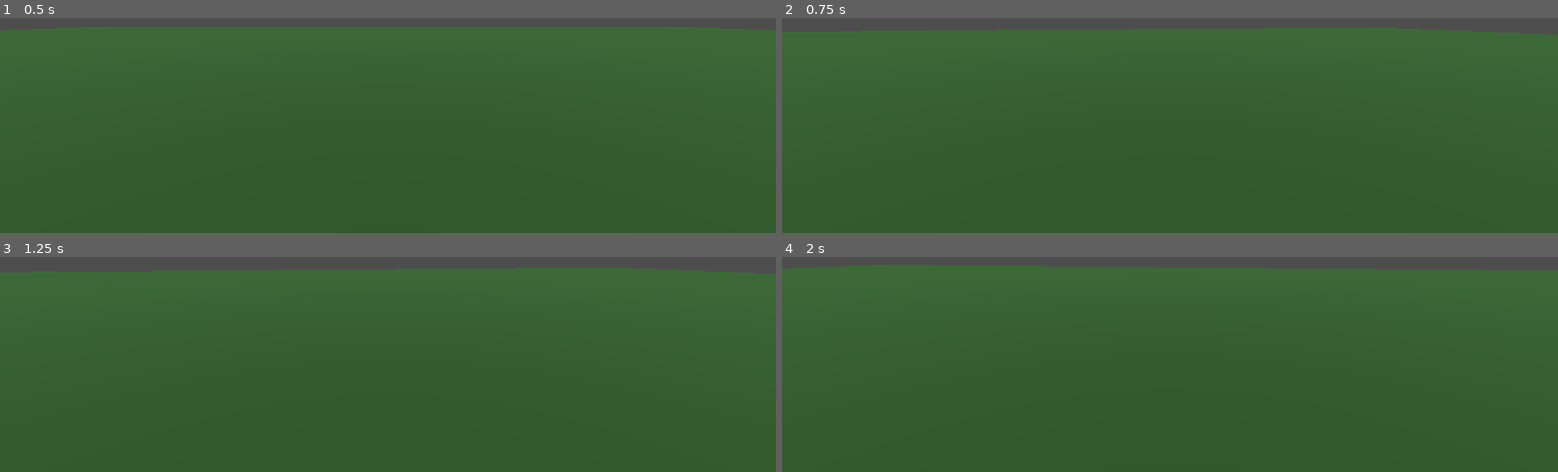
Above: before the commit, frames 1-4 (two rows, left to right).
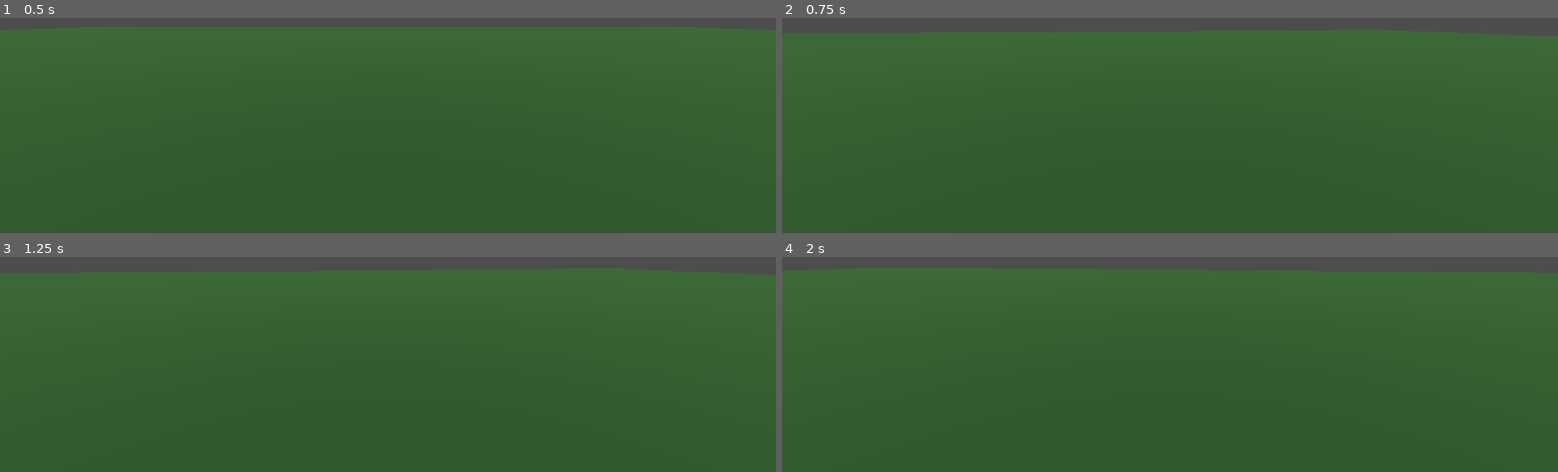
Above: after the commit, the same moments.

Repository: jwl0724/Comfy-Jam-Autumn-2026
Game: Godot game, scene res://Systems/Game/GameController.tscn
Same seed, same stepped clock (60 frames per second), same inputs: the game is played once before the commit and once after it.
Inputs (mouse positions are in pixels of both pictures, inside the frame that each line leads up to):
- Up to frame 1 (0.5 s): no input
- Up to frame 2 (0.75 s): tap Enter at 0.5 s; move the mouse to (outside the picture) at 0.52 s; hold W (Forward) from 0.53 s (still down); right-click (outside the picture) at 0.6 s
- Up to frame 3 (1.25 s): keep holding W (Forward)
- Up to frame 4 (2 s): keep holding W (Forward); move the mouse to (outside the picture) at 1.27 s; tap V (Book) at 1.35 s

Frame 1 is identical in both runs. In frame 2, 1.1% of the frame differs, in the area x 0-100%, y 4-9%; in frame 3, 0.6%; in frame 4, 1.1%, in the area x 0-100%, y 3-8%.

Commit message:
implement camera bobbing when moving

Diff:
--- a/Entities/Player/Components/view_pivot.gd
+++ b/Entities/Player/Components/view_pivot.gd
@@ -12,10 +12,30 @@
 
 var is_aiming: bool = false
 var interact_target: InteractHandler = null
+var do_camera_bob: bool = false
+
+var bob_theta: float = 0
 
 
 
-func _physics_process(_delta):
+func toggle_camera_bob(do_bob: bool):
+    do_camera_bob = do_bob
+
+
+
+func _physics_process(delta):
+    # Handle camera bob
+    if do_camera_bob:
+        camera.rotation.x = deg_to_rad(player.camera_bob_strength * sin(bob_theta))
+        camera.rotation.y = deg_to_rad(player.camera_bob_strength / 2 * cos(bob_theta / 2))
+        bob_theta += delta * player.move_speed
+        bob_theta = fposmod(bob_theta, 4 * PI)
+    else:
+        bob_theta = 0
+        camera.rotation.x = move_toward(camera.rotation.x, 0, delta * player.move_speed)
+        camera.rotation.y = move_toward(camera.rotation.y, 0, delta * player.move_speed)
+
+    # Handle interact ray
     if !interact_ray.is_colliding() || interact_ray.get_collider() is not InteractHandler:
         if interact_target != null: notify_interact_look.emit(false)
         interact_target = null
--- a/Entities/Player/Systems/movement_controller.gd
+++ b/Entities/Player/Systems/movement_controller.gd
@@ -1,9 +1,11 @@
 extends Node
 class_name PlayerMovementController
 
-signal moved(move_direction: Vector3)
+signal notify_move(is_move: bool)
 
 @onready var player: Player = owner
+
+var is_moving: bool = false
 
 
 
@@ -20,8 +22,13 @@
 	if direction:
 		player.velocity.x = direction.x * player.move_speed
 		player.velocity.z = direction.z * player.move_speed
-		moved.emit(direction)
+		if !is_moving:
+			notify_move.emit(true)
+			is_moving = true
 	else:
 		player.velocity.x = move_toward(player.velocity.x, 0, player.move_speed / 2)
 		player.velocity.z = move_toward(player.velocity.z, 0, player.move_speed / 2)
+		if is_moving:
+			notify_move.emit(false)
+			is_moving = false
 	player.move_and_slide()
--- a/Entities/Player/player.gd
+++ b/Entities/Player/player.gd
@@ -4,6 +4,8 @@
 # Stats
 @export var move_speed: float = 50
 @export var fall_speed: float = 10
+
+@export var camera_bob_strength: float = 0.5
 @export var mouse_sensitivity: float = 0.005
 @export var max_up_view_angle: float = 89
 
@@ -14,6 +16,7 @@
 
 func _ready():
     Input.mouse_mode = Input.MOUSE_MODE_CAPTURED
+    move_controller.notify_move.connect(_on_move_notify)
     view_controller.notify_interact_look.connect(_on_look_notify)
 
 
@@ -29,3 +32,8 @@
 
 func _on_look_notify(is_looking: bool):
     SignalBus.hud_visible_interactPrompt.emit(is_looking)
+
+
+
+func _on_move_notify(is_moving: bool):
+    view_controller.toggle_camera_bob(is_moving)
